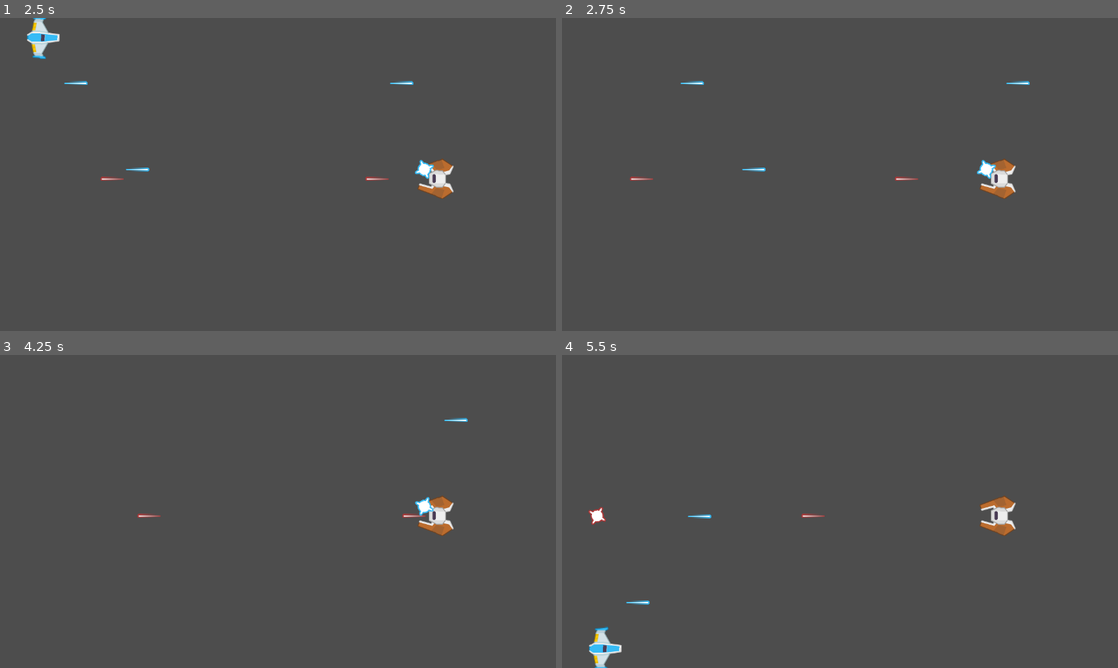
Above: before the commit, frames 1-4 (two rows, left to right).
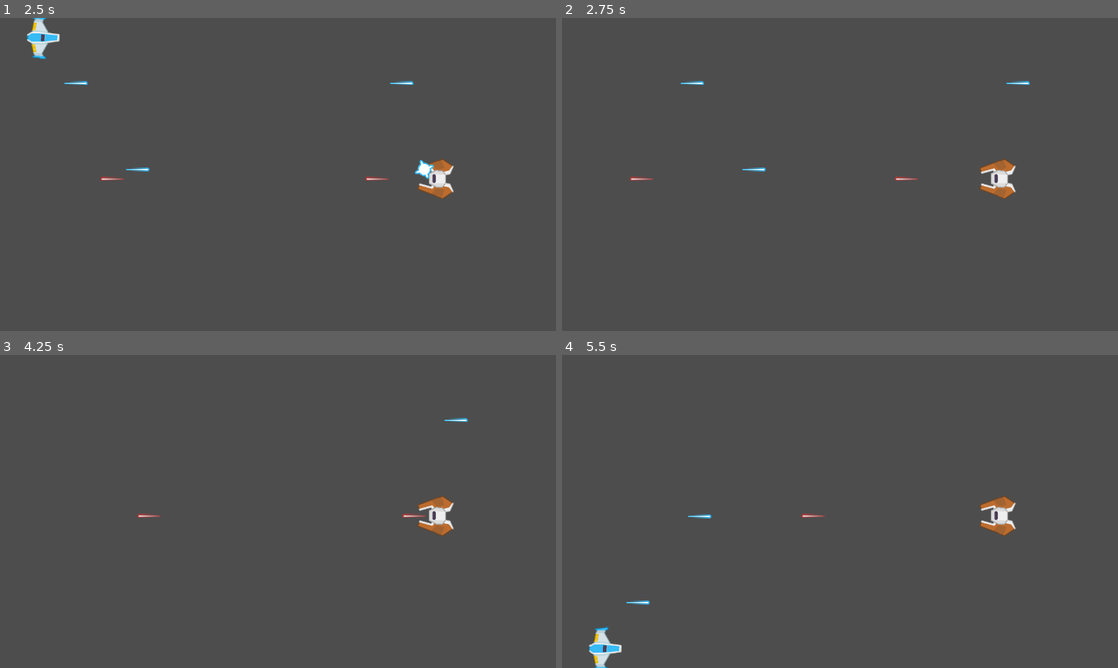
Above: after the commit, the same moments.

Repository: devlup-fsu/your-first-game-fall-2023
Game: Godot game, scene res://main.tscn
The game is run twice, just before and just after one commit, with the same random seed, the same clock (stepped at 60 frames per second) and the same inputs.
Inputs:
- Up to frame 1 (2.5 s): tap Enter at 0.5 s; hold W (player_up) 0.53-1.28 s; hold Space (player_shoot) 0.53-1.28 s; hold S (player_down) 1.28-2.03 s; tap Space (player_shoot) at 1.35 s; hold W (player_up) from 2.03 s (still down); hold Space (player_shoot) from 2.03 s (still down)
- Up to frame 2 (2.75 s): keep holding W (player_up); keep holding Space (player_shoot)
- Up to frame 3 (4.25 s): release Space (player_shoot) at 2.78 s; tap Space (player_shoot) at 2.85 s; release W (player_up) at 3.53 s; hold S (player_down) from 3.53 s (still down); hold Space (player_shoot) from 3.53 s (still down)
- Up to frame 4 (5.5 s): keep holding S (player_down); release Space (player_shoot) at 4.28 s; tap Space (player_shoot) at 4.35 s; hold Space (player_shoot) from 5.03 s (still down)

Frame 1 is identical in both runs. In frame 2, 0.1% of the frame differs, in the area x 74-79%, y 45-52%; in frame 3, 0.1%; in frame 4, 0.1%.

Commit message:
Add laser damage

Diff:
--- /dev/null
+++ b/autoloads/globals.gd
@@ -0,0 +1,9 @@
+extends Node
+
+
+func get_laser_spawner():
+    return get_node_or_null("/root/Main/LaserSpawner")
+
+
+func get_player():
+    return get_node_or_null("/root/Main/Player")
--- a/entities/enemy/enemy.gd
+++ b/entities/enemy/enemy.gd
@@ -2,8 +2,21 @@
 
 const LASER_SCENE: PackedScene = preload("res://entities/laser/enemy_laser.tscn")
 
+@export var MAX_HEALTH = 5
+
+var health = MAX_HEALTH
+
 
 func _process(_delta):
     if $ShootDelay.is_stopped():
-        get_node("/root/Main/LaserSpawner").spawn(LASER_SCENE, global_position, -90)
+        var laser_spawner = Globals.get_laser_spawner()
+        if laser_spawner:
+            laser_spawner.spawn(LASER_SCENE, global_position, -90)
+
         $ShootDelay.start(2)
+
+
+func damage(amount: int):
+    health -= amount
+    if health <= 0:
+        queue_free()
--- a/entities/enemy/enemy.tscn
+++ b/entities/enemy/enemy.tscn
@@ -7,7 +7,7 @@
 radius = 40.0
 height = 90.0
 
-[node name="Enemy" type="CharacterBody2D"]
+[node name="Enemy" type="CharacterBody2D" groups=["enemies"]]
 collision_layer = 2
 collision_mask = 0
 script = ExtResource("1_bjfkj")
--- a/entities/laser/laser.gd
+++ b/entities/laser/laser.gd
@@ -14,6 +14,11 @@
 func _on_body_entered(body: Node2D):
     if has_hit: return
 
+    if body.is_in_group("enemies"):
+        body.damage(1)
+    elif body.is_in_group("player"):
+        body.damage(1)
+
     $StarSprite.visible = true
     $LaserSprite.visible = false
 
@@ -21,6 +26,6 @@
 
     has_hit = true
 
-    await get_tree().create_timer(0.5).timeout
+    await get_tree().create_timer(0.25).timeout
 
     queue_free()
--- a/entities/player/player.gd
+++ b/entities/player/player.gd
@@ -3,11 +3,17 @@
 const LASER_SCENE: PackedScene = preload("res://entities/laser/laser.tscn")
 
 @export var SPEED = 700.0
+@export var MAX_HEALTH = 5
+
+var health = MAX_HEALTH
 
 
 func _process(_delta):
     if Input.is_action_pressed("player_shoot") and $ShootDelay.is_stopped():
-        get_node("/root/Main/LaserSpawner").spawn(LASER_SCENE, global_position, 90)
+        var laser_spawner = Globals.get_laser_spawner()
+        if laser_spawner:
+            laser_spawner.spawn(LASER_SCENE, global_position, 90)
+
         $ShootDelay.start(0.25)
 
 
@@ -19,3 +25,9 @@
         velocity.y = 0
 
     move_and_slide()
+
+
+func damage(amount: int):
+    health -= amount
+    if health <= 0:
+        queue_free()
--- a/entities/player/player.tscn
+++ b/entities/player/player.tscn
@@ -9,7 +9,7 @@
 [sub_resource type="CapsuleShape2D" id="CapsuleShape2D_1wax8"]
 radius = 11.0
 
-[node name="Player" type="CharacterBody2D"]
+[node name="Player" type="CharacterBody2D" groups=["player"]]
 script = ExtResource("1_0jpfs")
 
 [node name="Sprite2D" type="Sprite2D" parent="."]
--- a/project.godot
+++ b/project.godot
@@ -14,6 +14,10 @@
 run/main_scene="res://main.tscn"
 config/features=PackedStringArray("4.1", "Forward Plus")
 config/icon="res://icon.svg"
+
+[autoload]
+
+Globals="*res://autoloads/globals.gd"
 
 [display]
 
